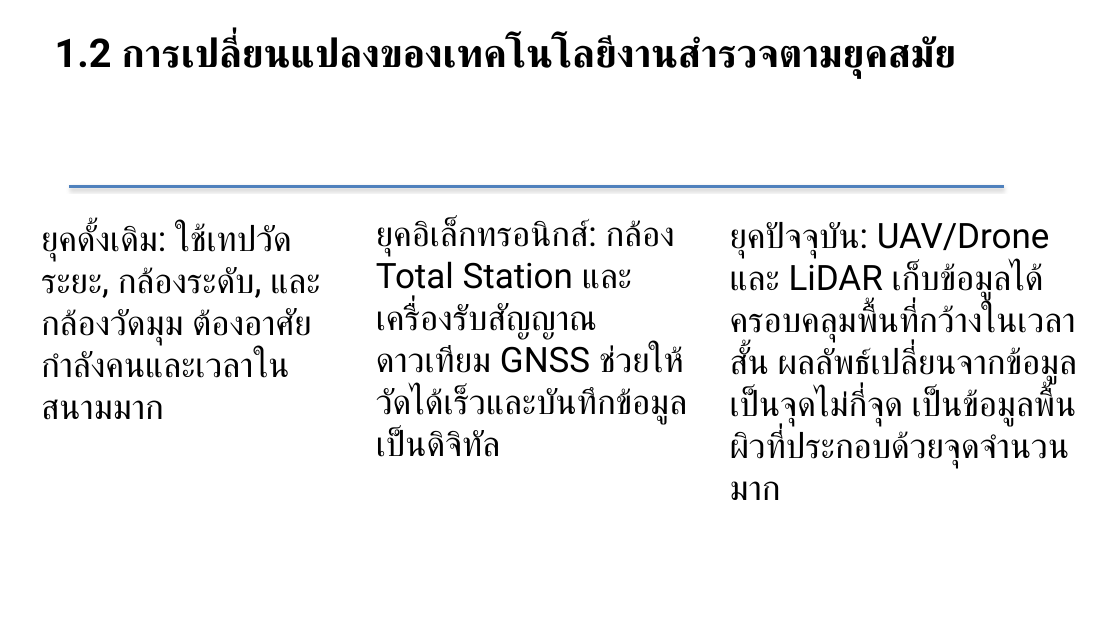
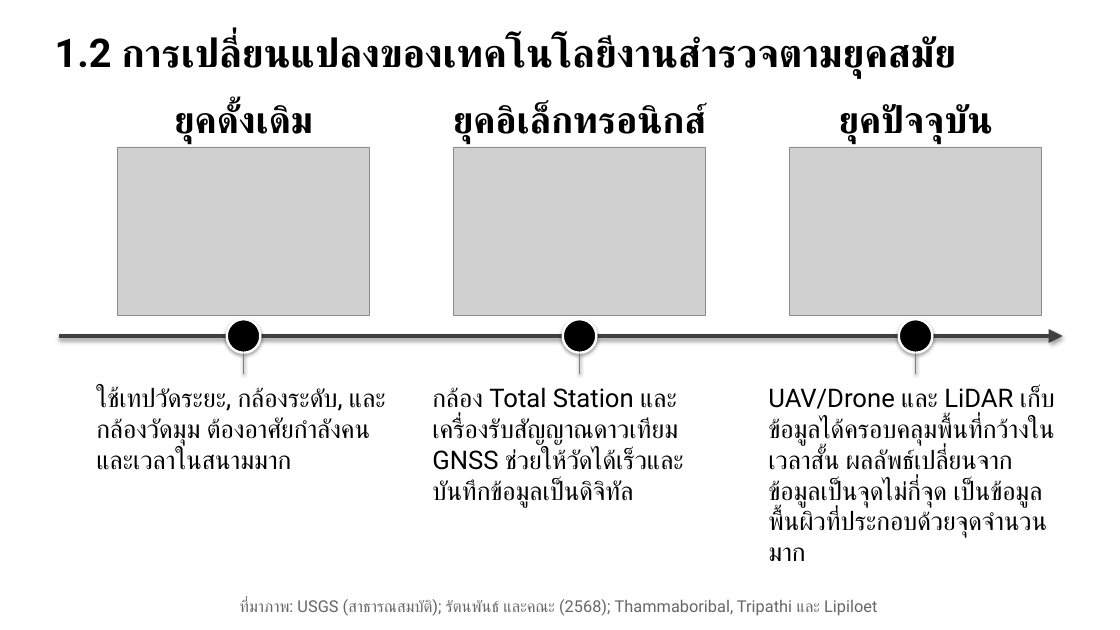
Before and after one commit to soravisAmn/Presentation, a slide deck: slide 5 of Surveying Technologies/draft#3/draft3.pptx. Drawn at 1120x630 pixels with LibreOffice and Linux fonts; fonts in the diff are those of the drawing; grey boxes stand for pictures. Boxes give left, top, right and bottom in pixels: in the first picture for what was removed or moved away, otherwise in the second. Text is boxed around its words. In the diff, an @@ line names an element or a change of style, - is before the commit and + after.

```diff
--- a/Surveying Technologies/draft#3/draft3.pptx
+++ b/Surveying Technologies/draft#3/draft3.pptx
@@ text added at [174, 104, 313, 144], 32 pt, text #000000, bold @@
+ยุคดั้งเดิม
@@ text added at [453, 104, 707, 144], 32 pt, text #000000, bold @@
+ยุคอิเล็กทรอนิกส์
@@ text added at [839, 104, 993, 144], 32 pt, text #000000, bold @@
+ยุคปัจจุบัน
@@ picture added at [118, 147, 370, 315] @@
@@ picture added at [454, 147, 706, 315] @@
@@ picture added at [790, 147, 1042, 315] @@
@@ line removed from (69, 187) to (1004, 187) @@
@@ ellipse added at [227, 319, 260, 353], fill #000000, outline #FFFFFF 2 pt @@
@@ ellipse added at [563, 319, 597, 353], fill #000000, outline #FFFFFF 2 pt @@
@@ ellipse added at [899, 319, 933, 353], fill #000000, outline #FFFFFF 2 pt @@
@@ arrow added from (59, 336) to (1063, 336), #404040 4 pt @@
@@ line added from (244, 353) to (244, 374), #808080 1.5 pt @@
@@ line added from (580, 353) to (580, 374), #808080 1.5 pt @@
@@ line added from (916, 353) to (916, 374), #808080 1.5 pt @@
@@ text at [96, 388, 370, 445]: text changed; size 30 to 22 pt @@
-ยุคดั้งเดิม: ใช้เทปวัดระยะ, กล้องระดับ, และกล้องวัดมุม ต้องอาศัยกำลังคนและเวลาในสนามมาก
+ใช้เทปวัดระยะ, กล้องระดับ, และกล้องวัดมุม ต้องอาศัยกำลังคนและเวลาในสนามมาก
@@ text at [432, 387, 684, 507]: text changed; size 30 to 22 pt @@
-ยุคอิเล็กทรอนิกส์: กล้อง Total Station และเครื่องรับสัญญาณดาวเทียม GNSS ช่วยให้วัดได้เร็วและบันทึกข้อมูลเป็นดิจิทัล
+กล้อง Total Station และเครื่องรับสัญญาณดาวเทียม GNSS ช่วยให้วัดได้เร็วและบันทึกข้อมูลเป็นดิจิทัล
@@ text at [768, 388, 1055, 538]: text changed; size 30 to 22 pt @@
-ยุคปัจจุบัน: UAV/Drone และ LiDAR เก็บข้อมูลได้ครอบคลุมพื้นที่กว้างในเวลาสั้น ผลลัพธ์เปลี่ยนจากข้อมูลเป็นจุดไม่กี่จุด เป็นข้อมูลพื้นผิวที่ประกอบด้วยจุดจำนวนมาก
+UAV/Drone และ LiDAR เก็บข้อมูลได้ครอบคลุมพื้นที่กว้างในเวลาสั้น ผลลัพธ์เปลี่ยนจากข้อมูลเป็นจุดไม่กี่จุด เป็นข้อมูลพื้นผิวที่ประกอบด้วยจุดจำนวนมาก
@@ text added at [240, 599, 877, 616], 14 pt, text #666666 @@
+ที่มาภาพ: USGS (สาธารณสมบัติ); รัตนพันธ์ และคณะ (2568); Thammaboribal, Tripathi และ Lipiloet
```
Also in this commit, not shown: 49 other slides changed, 14 slides added, 23 slides removed, 16 other files.
